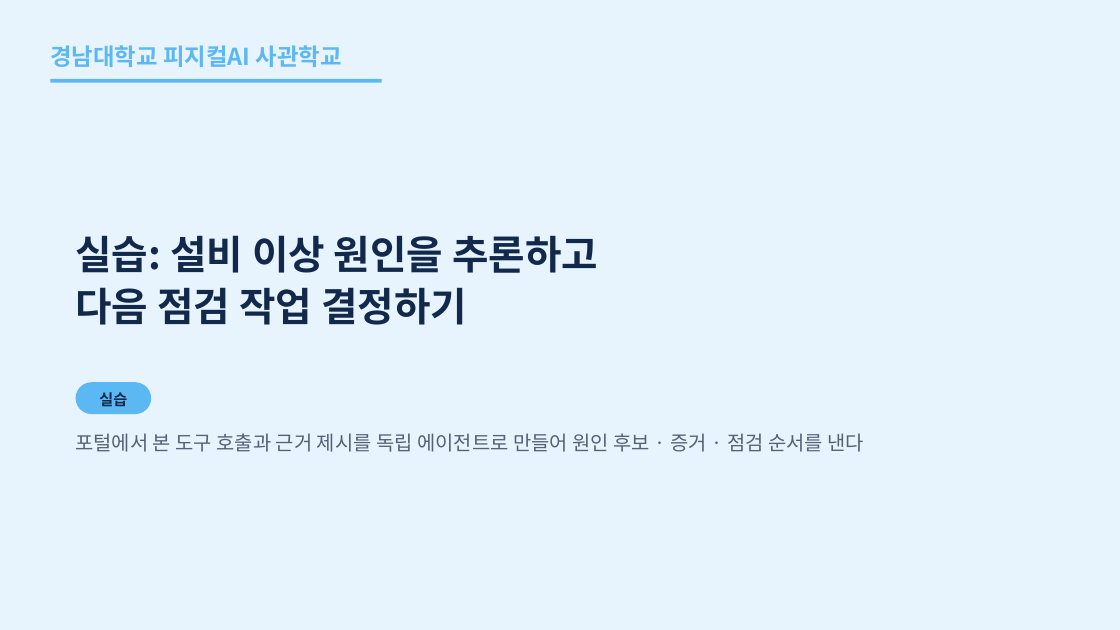
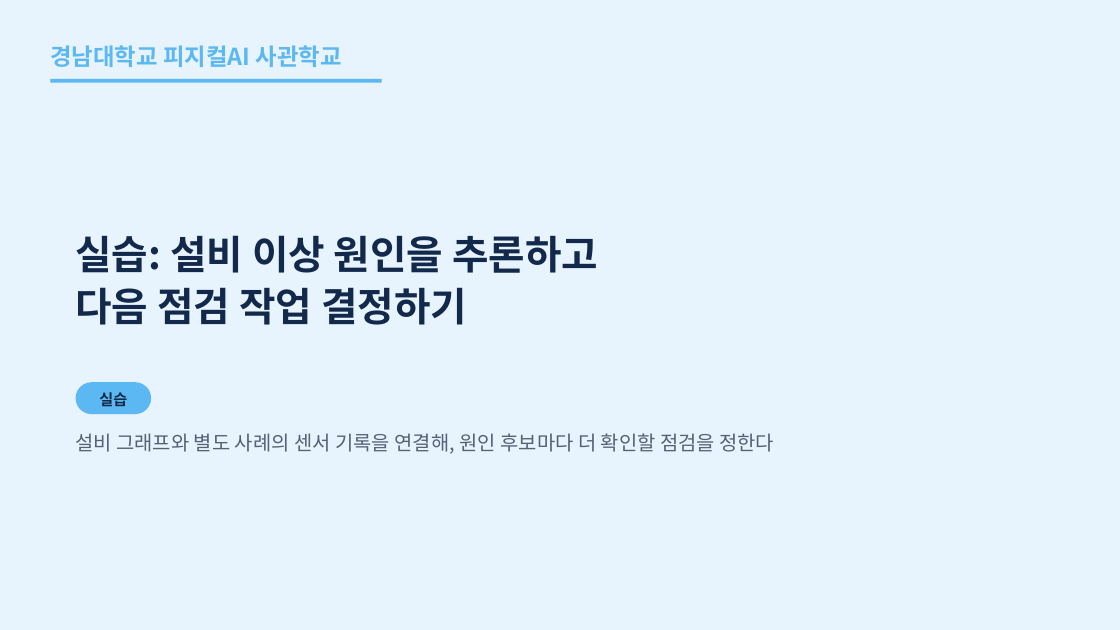
Before and after one commit to uengine-oss/hyd-iot-edu, a slide deck: slide 65 of workspace/강의제작/산출물/통합반/이론/05회차/통합반_05일차.pptx. Drawn at 1120x630 pixels with LibreOffice and Linux fonts; fonts in the diff are those of the drawing. Boxes give left, top, right and bottom in pixels: in the first picture for what was removed or moved away, otherwise in the second. Text is boxed around its words. In the diff, an @@ line names an element or a change of style, - is before the commit and + after.

Commit message:
통합반 5회차 65~66장 원인 후보와 측정 공백에 따른 다음 점검을 대조한다

```diff
--- a/workspace/강의제작/산출물/통합반/이론/05회차/통합반_05일차.pptx
+++ b/workspace/강의제작/산출물/통합반/이론/05회차/통합반_05일차.pptx
@@ text at (75,433,774,454): text changed @@
-포털에서 본 도구 호출과 근거 제시를 독립 에이전트로 만들어 원인 후보 · 증거 · 점검 순서를 낸다
+설비 그래프와 별도 사례의 센서 기록을 연결해, 원인 후보마다 더 확인할 점검을 정한다
```
Also in this commit, not shown: 1 other slide changed, 18 other files.
